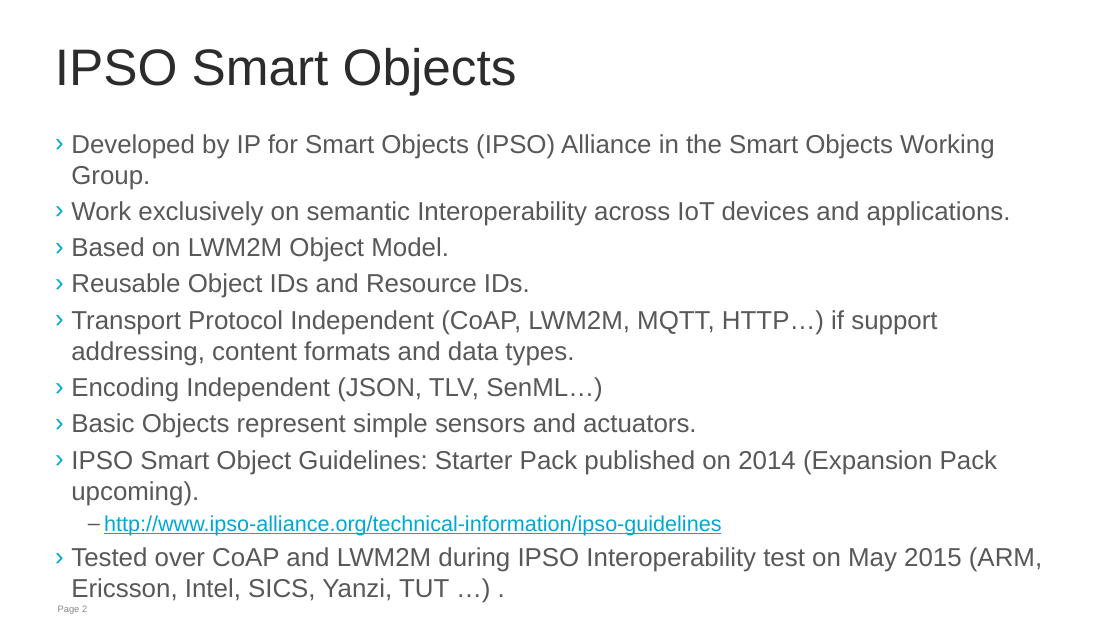
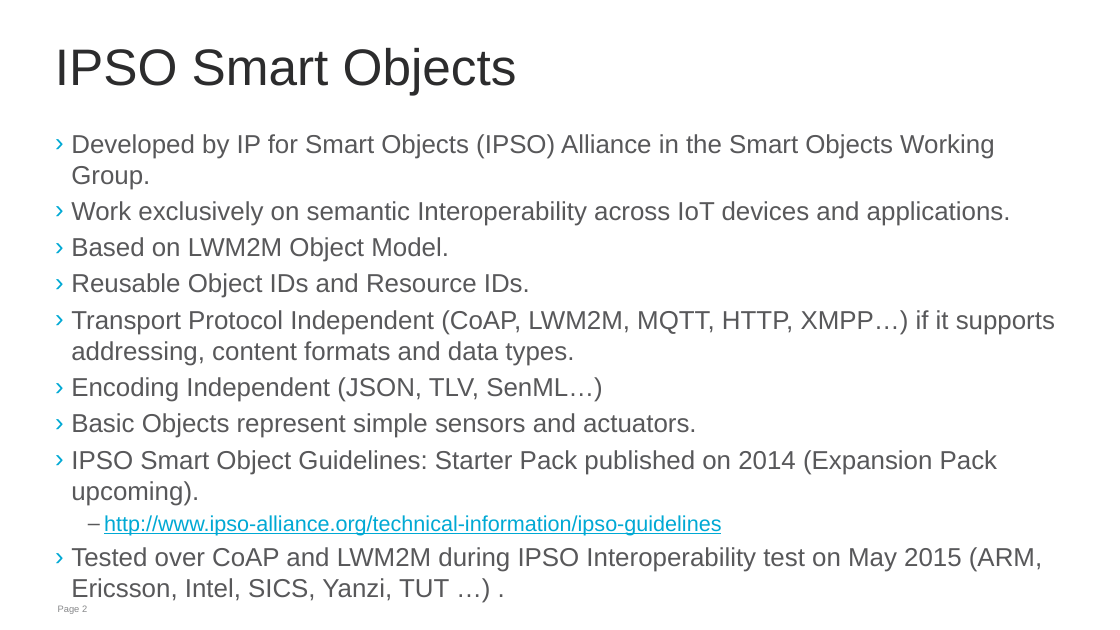
Before and after one commit to jaimejim/iot-playground, a slide deck: slide 2 of Documentation/IPSO_Intro_IOTWEEK_short.pptx. Drawn at 1120x630 pixels with LibreOffice and Linux fonts; fonts in the diff are those of the drawing; background and template pictures are left out. Boxes give left, top, right and bottom in pixels: in the first picture for what was removed or moved away, otherwise in the second. Text is boxed around its words. In the diff, an @@ line names an element or a change of style, - is before the commit and + after.

```diff
--- a/Documentation/IPSO_Intro_IOTWEEK_short.pptx
+++ b/Documentation/IPSO_Intro_IOTWEEK_short.pptx
@@ text at (x1=71, y1=310, x2=1055, y2=366): text changed @@
-› Transport Protocol Independent (CoAP, LWM2M, MQTT, HTTP…) if support addressing, content formats and data types.
+› Transport Protocol Independent (CoAP, LWM2M, MQTT, HTTP, XMPP…) if it supports addressing, content formats and data types.
```
Also in this commit, not shown: 1 other slide changed.
